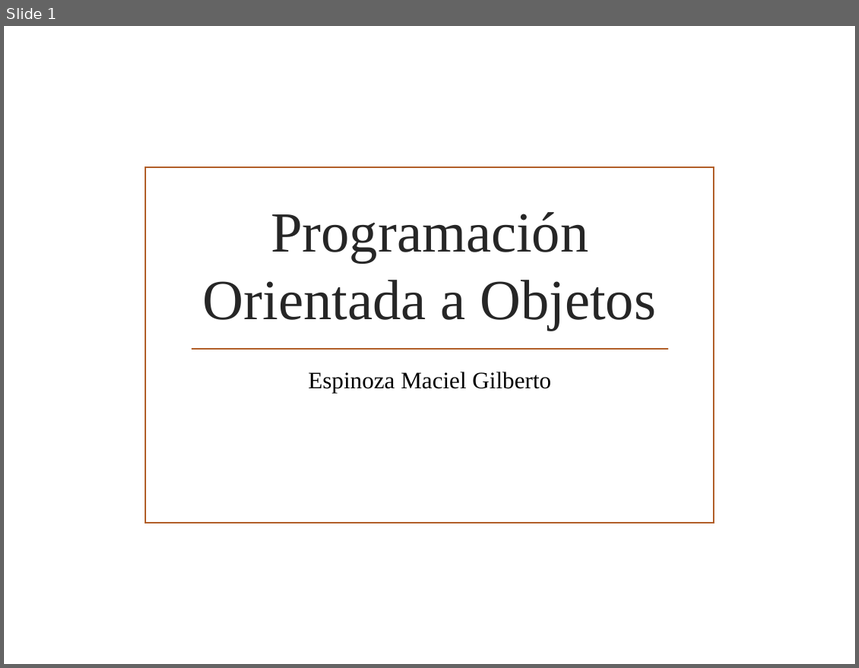
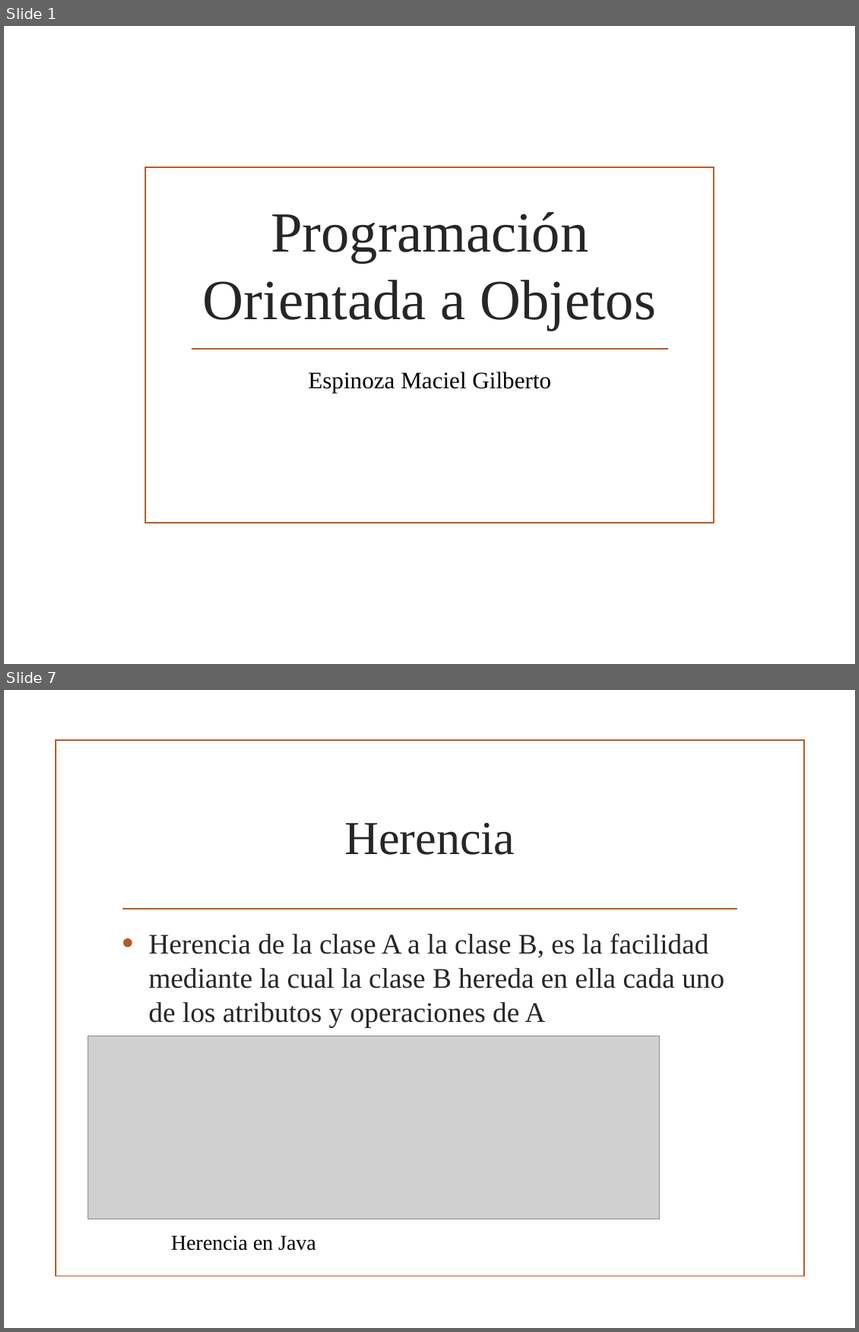
Before and after one commit to gilbertoesp/EstructurasDeDatos, a slide deck: Expos/Espinoza_ProgramaciónOrientadaObjetos.pptx. Shown one above the other, each under a label of ours: slide 1 before the commit, slides 1 and 7 after it; the slides between them are not shown. The pictures are 859x668 and 859x1332 pixels, drawn with LibreOffice and Linux fonts; fonts in the diff are those of the drawing; grey boxes stand for pictures; background and template pictures are left out. Boxes give left, top, right and bottom in pixels: in the first picture for what was removed or moved away, otherwise in the second. Text is boxed around its words. In the diff, an @@ line names an element or a change of style, - is before the commit and + after.

```diff
--- a/Expos/Espinoza_ProgramaciónOrientadaObjetos.pptx
+++ b/Expos/Espinoza_ProgramaciónOrientadaObjetos.pptx
@@ slide 7 added at <box>4,690,855,1328</box>, background picture (left out) @@
@@ rectangle added at <box>56,740,804,1277</box>, outline #B15E28 1.25 pt @@
@@ title added at <box>344,823,515,855</box>, 40 pt, text #262626 @@
+Herencia
@@ line added from (123, 910) to (737, 910), #B15E28 1.25 pt @@
@@ text added at <box>148,933,724,1027</box>, 24 pt, text #262626 @@
+• Herencia de la clase A a la clase B, es la facilidad mediante la cual la clase B hereda en ella cada uno de los atributos y operaciones de A
@@ picture added at <box>88,1037,659,1220</box> @@
@@ text added at <box>171,1236,316,1251</box>, 18 pt, text #000000 @@
+Herencia en Java
```
Also in this commit, not shown: 8 other slides added, 7 other files.
